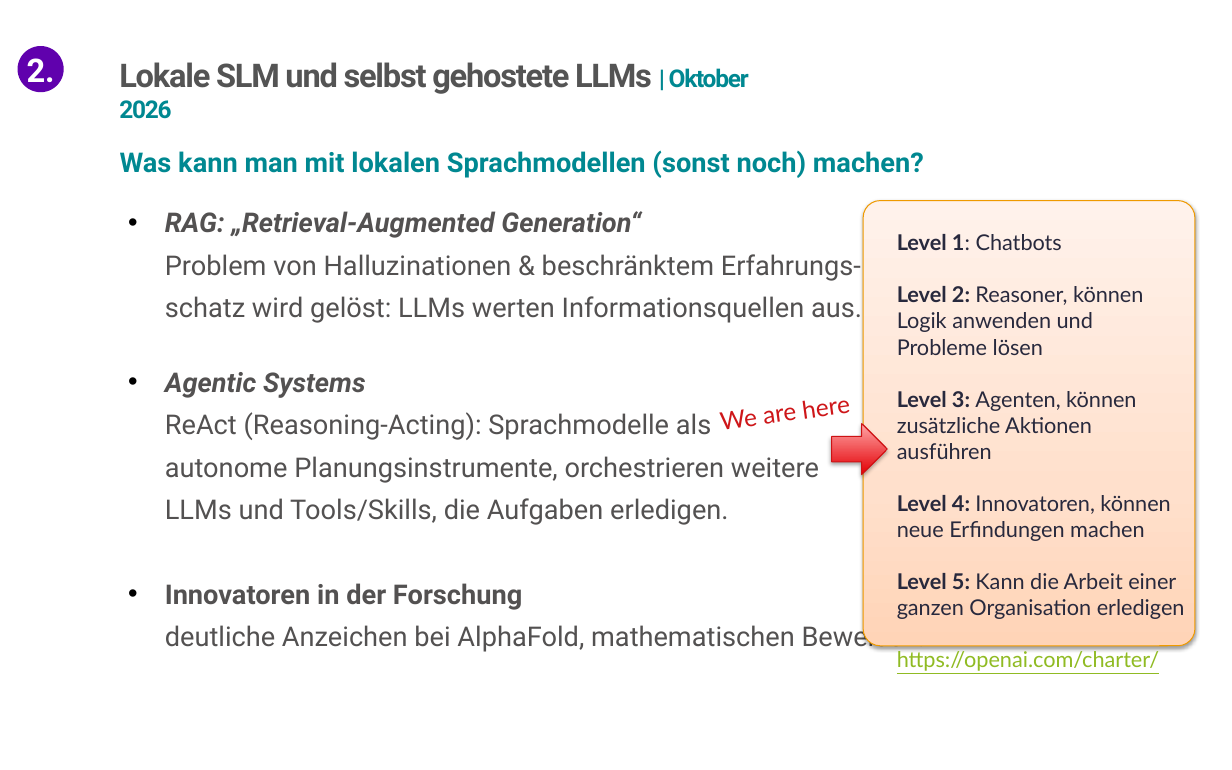
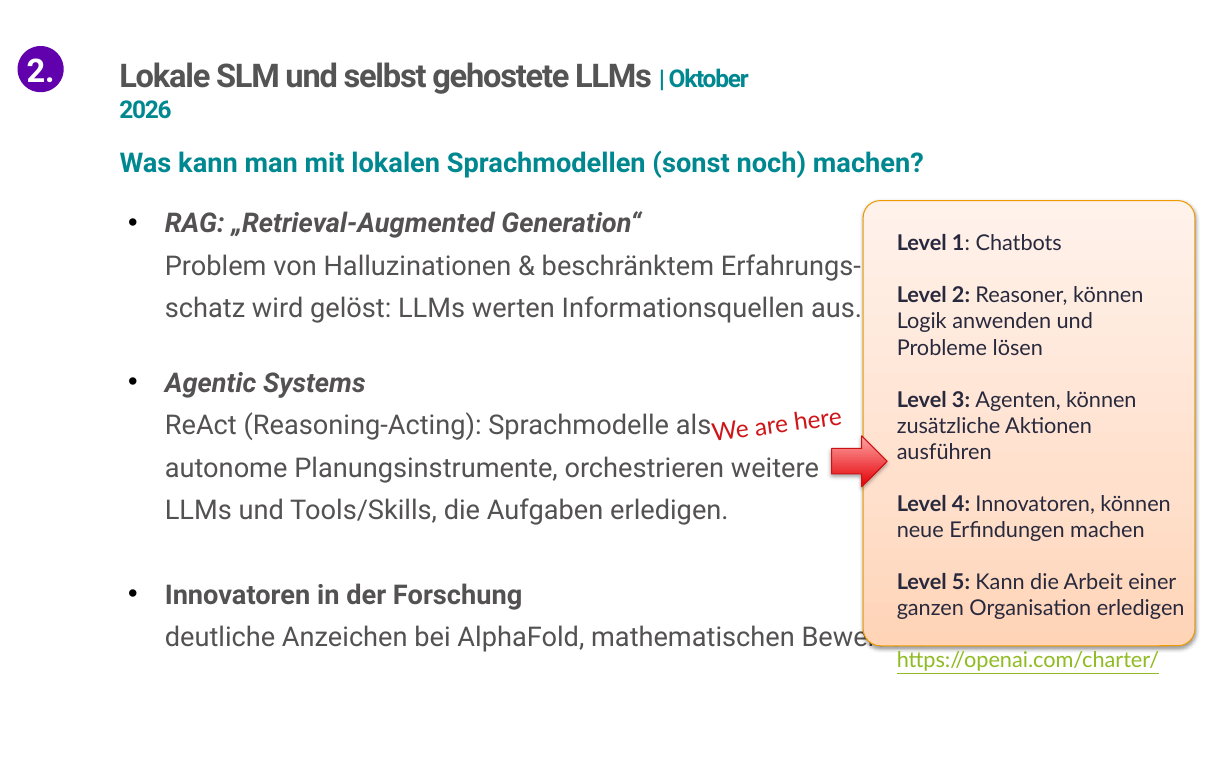
Before and after one commit to iludis52/LFobi, a slide deck: slide 9 of LokaleLLM/PaedT05_LokaleLLM_Okt2026_.pptx. Drawn at 1232x770 pixels with LibreOffice and Linux fonts; fonts in the diff are those of the drawing; background and template pictures are left out. Boxes give left, top, right and bottom in pixels: in the first picture for what was removed or moved away, otherwise in the second. Text is boxed around its words. In the diff, an @@ line names an element or a change of style, - is before the commit and + after.

```diff
--- a/LokaleLLM/PaedT05_LokaleLLM_Okt2026_.pptx
+++ b/LokaleLLM/PaedT05_LokaleLLM_Okt2026_.pptx
@@ text "We are here" rewrapped from [803,400,850,419] to [713,411,842,440] @@
@@ right arrow: place and size @@
-right arrow at [832,423,888,474]
+right arrow at [832,436,888,487]
```
Also in this commit, not shown: 3 other slides changed, 2 other files.
